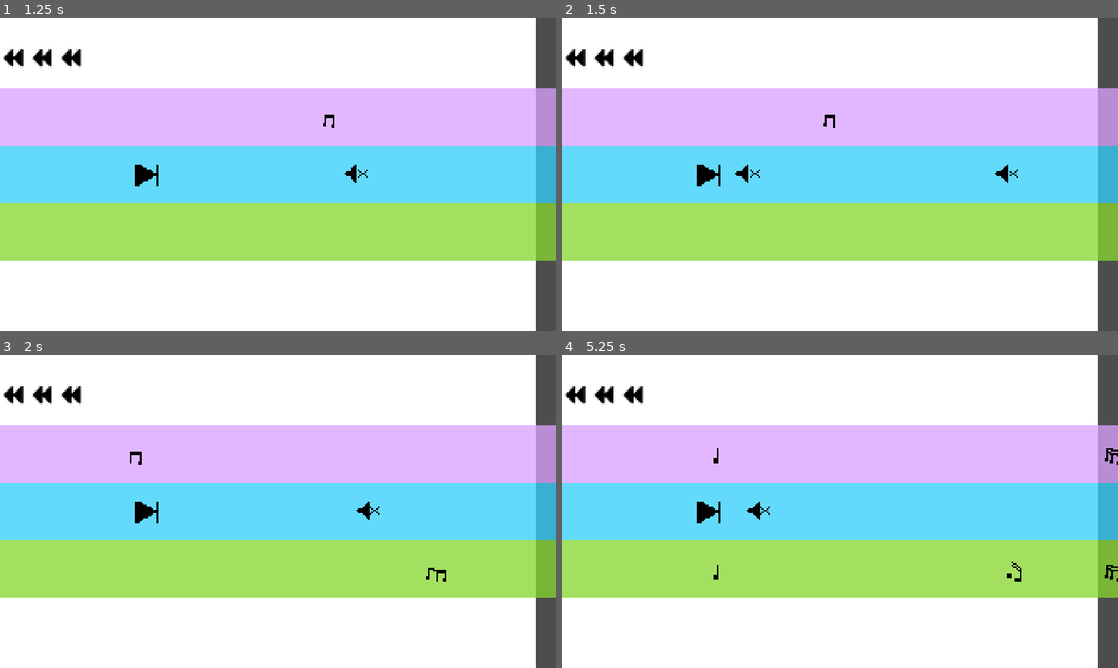
Above: before the commit, frames 1-4 (two rows, left to right).
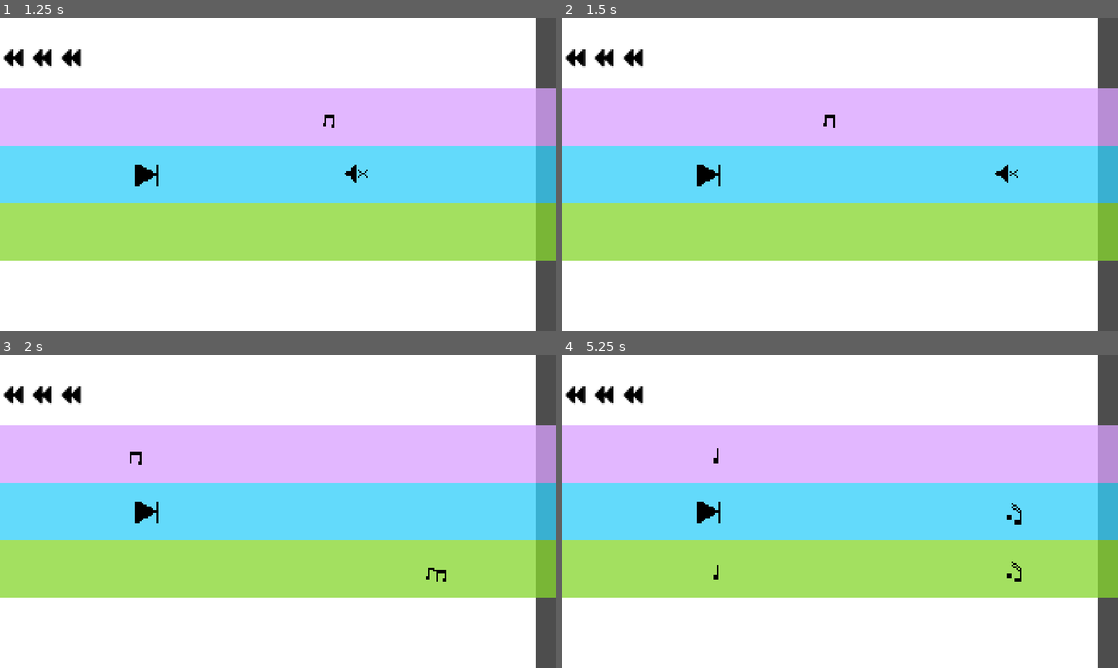
Above: after the commit, the same moments.

Repository: chorwat2137/haven-2026
Game: Godot game, scene res://scenes/main.tscn
Two runs of this game, one before a commit and one after it. Both use one fixed random seed, a clock stepped at 60 frames per second and the inputs below.
Inputs:
- Up to frame 1 (1.25 s): tap Enter (ui_accept) at 0.5, 0.77 s; hold Right (ui_right) from 0.53 s (still down); tap Space (shoot) at 0.6 s
- Up to frame 2 (1.5 s): keep holding Right (ui_right); tap Space (shoot) at 1.35 s
- Up to frame 3 (2 s): keep holding Right (ui_right); tap Enter (ui_accept) at 1.52 s
- Up to frame 4 (5.25 s): release Right (ui_right) at 2.03 s; hold Left (ui_left) 2.03-2.78 s; tap Space (shoot) every 0.75 s from 2.1 to 5.1 s; hold Right (ui_right) 2.78-4.28 s; tap Enter (ui_accept) at 3.02, 3.77, 4.52 s; hold Left (ui_left) 4.28-5.03 s; hold Right (ui_right) from 5.03 s (still down)

Frame 1 is identical in both runs. In frame 2, less than 0.1% of the frame differs, in the area x 31-36%, y 46-53%; in frame 3, less than 0.1%; in frame 4, 0.3%, in the area x 33-100%, y 29-73%.

Commit message:
colodown

Diff:
--- a/scenes/player.tscn
+++ b/scenes/player.tscn
@@ -26,3 +26,5 @@
 
 [node name="Coll" type="CollisionShape2D" parent="." unique_id=60537568]
 shape = SubResource("CircleShape2D_f7mvp")
+
+[node name="Timer" type="Timer" parent="." unique_id=63438959]
--- a/scripts/player_control.gd
+++ b/scripts/player_control.gd
@@ -6,19 +6,28 @@
 @export var hp: int = 3
 var current_lane: int = 1 # 0 = top, 1 = middle, 2 = bottom
 var center_y: float
+var can_shoot: bool = true
+var shoot_timer = Timer.new()
 
 func shoot():
-	var b = bullet.instantiate()
-	var b_y = self.position.y
-	var b_x = self.position.x
-	b.position = Vector2i(b_x, b_y)
-	get_parent().add_child(b)
+	if can_shoot:
+		var b = bullet.instantiate()
+		var b_y = self.position.y
+		var b_x = self.position.x
+		b.position = Vector2i(b_x, b_y)
+		get_parent().add_child(b)
+		add_child(shoot_timer)
+		shoot_timer.start()
+		can_shoot = false
 
-
+func reload():
+	can_shoot = true
+	#shoot_timer.queue_free()
 func _ready() -> void:
 	# Get vertical center of the screen
 	center_y = get_viewport_rect().size.y / 2.0
-
+	shoot_timer.wait_time = 5.0
+	shoot_timer.timeout.connect(reload)
 	# Define the three lanes
 	lane_positions = [
 		center_y - 200,
